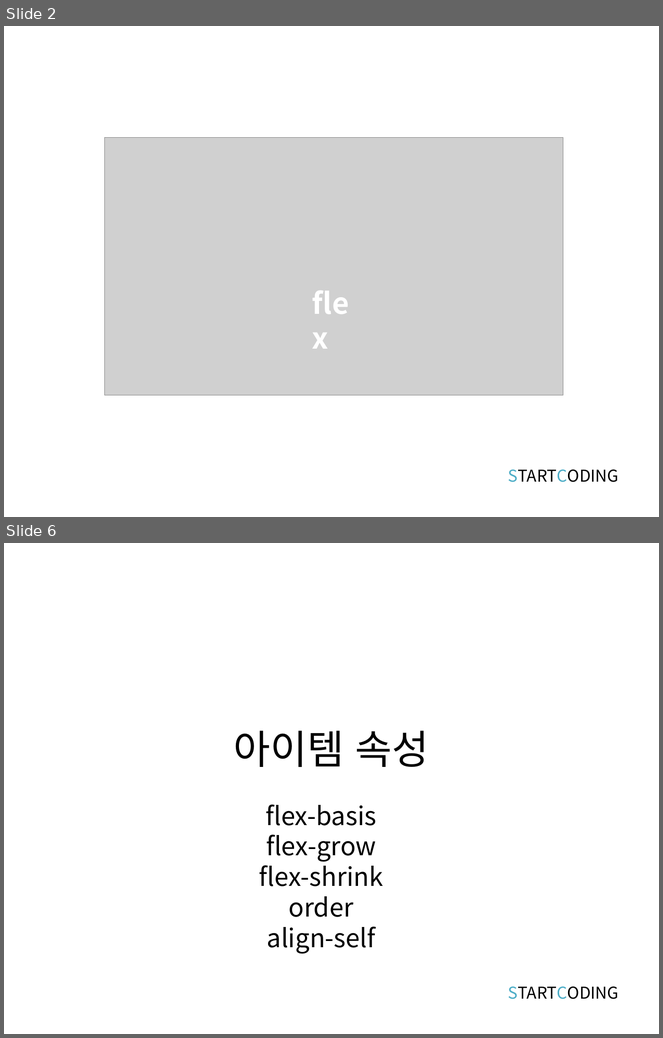
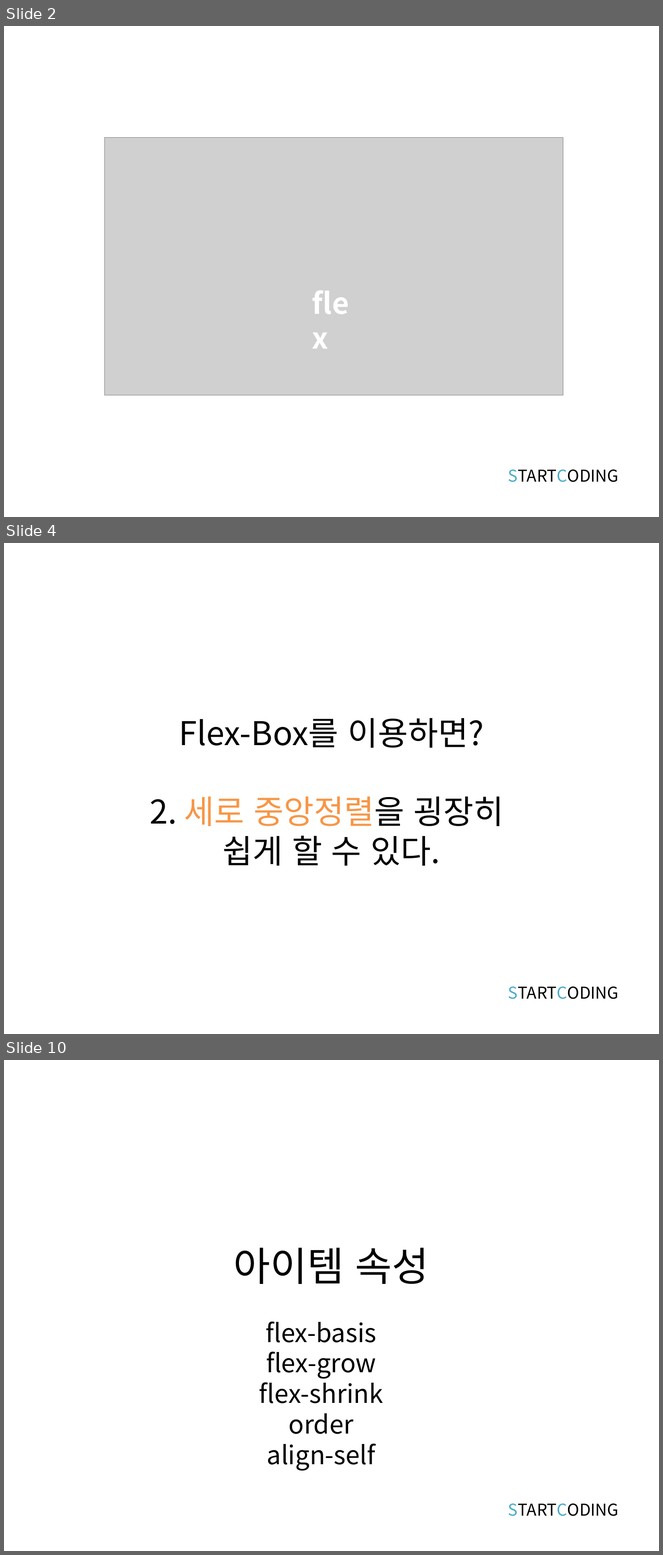
Before and after one commit to kwonkijun/web, a slide deck: 프론트엔드기초(PPT)/CSS3 8강_CSS 플렉스박스 레이아웃.pptx. Shown one above the other, each under a label of ours: slides 2 and 6 before the commit, slides 2, 4 and 10 after it; the slides between them are not shown. The pictures are 663x1038 and 663x1555 pixels, drawn with LibreOffice and Linux fonts; fonts in the diff are those of the drawing; grey boxes stand for pictures. Boxes give left, top, right and bottom in pixels: in the first picture for what was removed or moved away, otherwise in the second. Text is boxed around its words. In the diff, an @@ line names an element or a change of style, - is before the commit and + after.

```diff
--- a/프론트엔드기초(PPT)/CSS3 8강_CSS 플렉스박스 레이아웃.pptx
+++ b/프론트엔드기초(PPT)/CSS3 8강_CSS 플렉스박스 레이아웃.pptx
@@ slide 4 added at (4,543,659,1034), background #FFFFFF @@
@@ text added at (150,718,504,866), 36 pt, text #000000 @@
+Flex-Box를 이용하면?
+2. 세로 중앙정렬을 굉장히
+쉽게 할 수 있다.
@@ text added at (508,987,619,1000), 18 pt, text #000000 @@
+STARTCODING
@@ what was slide 6 is now slide 10 @@
```
Also in this commit, not shown: 5 slides changed, 5 other slides added, 1 slide removed, 1 other file.
